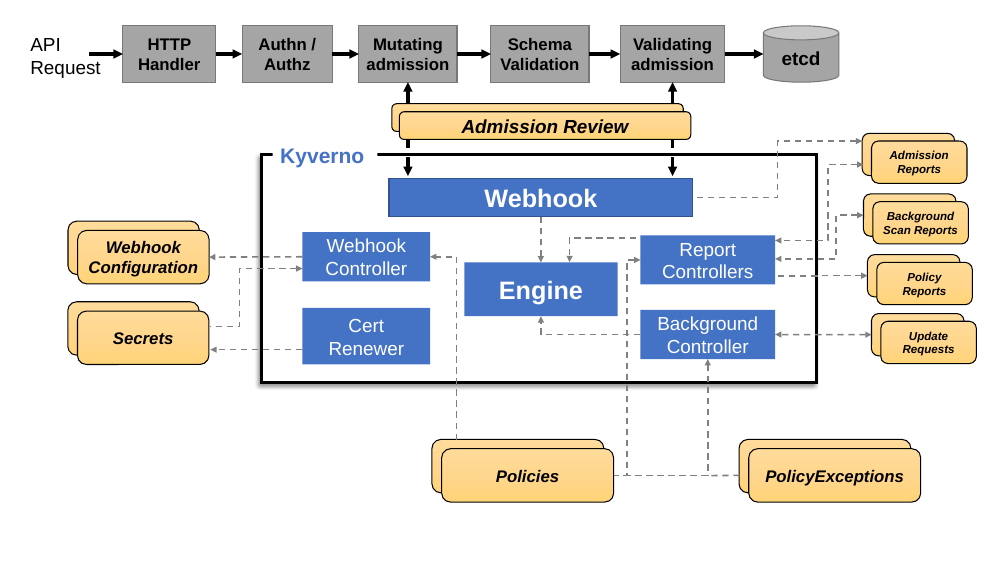
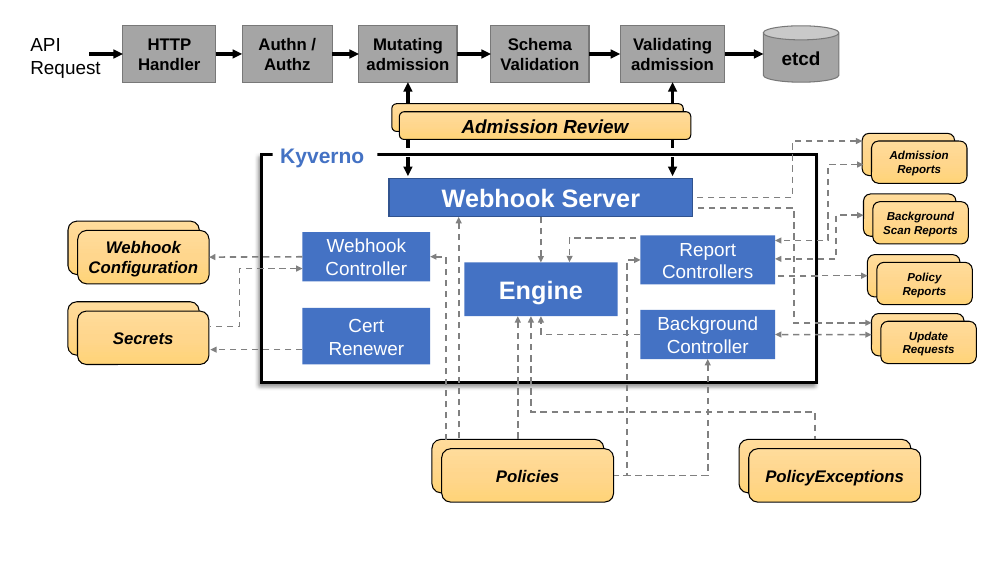
Before and after one commit to kyverno/website, a slide deck: slide 1 of static/images/kyverno_website_graphics.pptx. Drawn at 1008x567 pixels with LibreOffice and Linux fonts; fonts in the diff are those of the drawing. Boxes give left, top, right and bottom in pixels: in the first picture for what was removed or moved away, otherwise in the second. Text is boxed around its words. In the diff, an @@ line names an element or a change of style, - is before the commit and + after.

```diff
--- a/static/images/kyverno_website_graphics.pptx
+++ b/static/images/kyverno_website_graphics.pptx
@@ elbow arrow (862, 141) - (693, 197): route changed @@
@@ text in rectangle at (442,188,640,208): text changed @@
-Webhook
+Webhook Server
@@ elbow arrow added from (697, 208) to (872, 323), #808080 1.5 pt dashed @@
@@ elbow arrow added from (459, 439) to (459, 217), #808080 1.5 pt dashed @@
@@ elbow arrow moved from (457, 440) - (430, 257) to (446, 441) - (430, 257) @@
@@ elbow arrow added from (518, 439) to (518, 316), #808080 1.5 pt dashed @@
@@ elbow arrow added from (815, 439) to (531, 316), #808080 1.5 pt dashed @@
@@ line removed from (740, 476) to (711, 476) @@
```
Also in this commit, not shown: 1 other slide changed.
